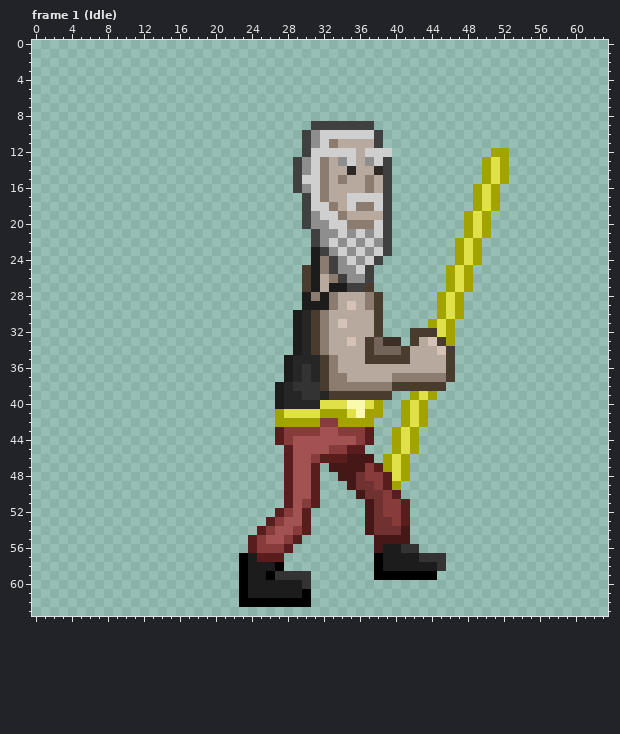
One commit to this pixel-art file: assets/raw/sprites/player/Player1.ase. This is how it looked before the edit.
64x64 pixels, 11 frames. Shown: frame 1 (Idle). The commit also changed other frames, which this record leaves out.
And afterwards:
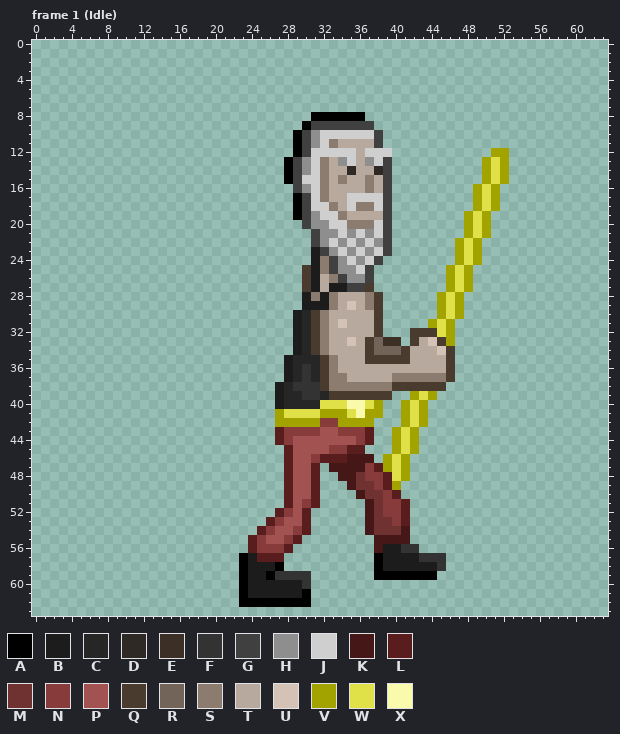
Palette (. is transparent): A #000000  B #1c1c1c  C #262626  D #2e2924  E #3b2f26  F #333333  G #404040  H #8e8e8e  J #cfcfcf  K #451717  L #591d1d  M #703131  N #873b3b  P #a35252  Q #4a3b2f  R #73645a  S #8c7c6f  T #b8a99e  U #d4c2b6  V #a3a300  W #e0e048  X #fafaac
Changes in this commit:
layer "Outline" now shown
--- frame 1 (Idle), layer "Outline"
@@ x 26..38 @@
  7 .............
- 8 .............
- 9 .....GGGGGGG.
-10 ....GHJJJJJJG
-11 ....GHJSTTTTG
-12 ....GJJJJJTJJ
-13 ...GHJSTHJTHJ
-14 ...GHJSTTDTTD
-15 ...GJJSTSTTST
+ 8 .....AAAAAA..
+ 9 ....AGGGGGGG.
+10 ...AGHJJJJJJG
+11 ...AGHJSTTTTG
+12 ...AGJJJJJTJJ
+13 ..AGHJSTHJTHJ
+14 ..AGHJSTTDTTD
+15 ..AGJJSTSTTST
 16 ...GHJSTTTTST
-17 ....GJSTTJJJJ
-18 ....GJJSTJSSJ
-19 ....GHJJSTTTT
+17 ...AGJSTTJJJJ
+18 ...AGJJSTJSSJ
+19 ...AGHJJSTTTT
 20 ....GHHJJSSSJ
